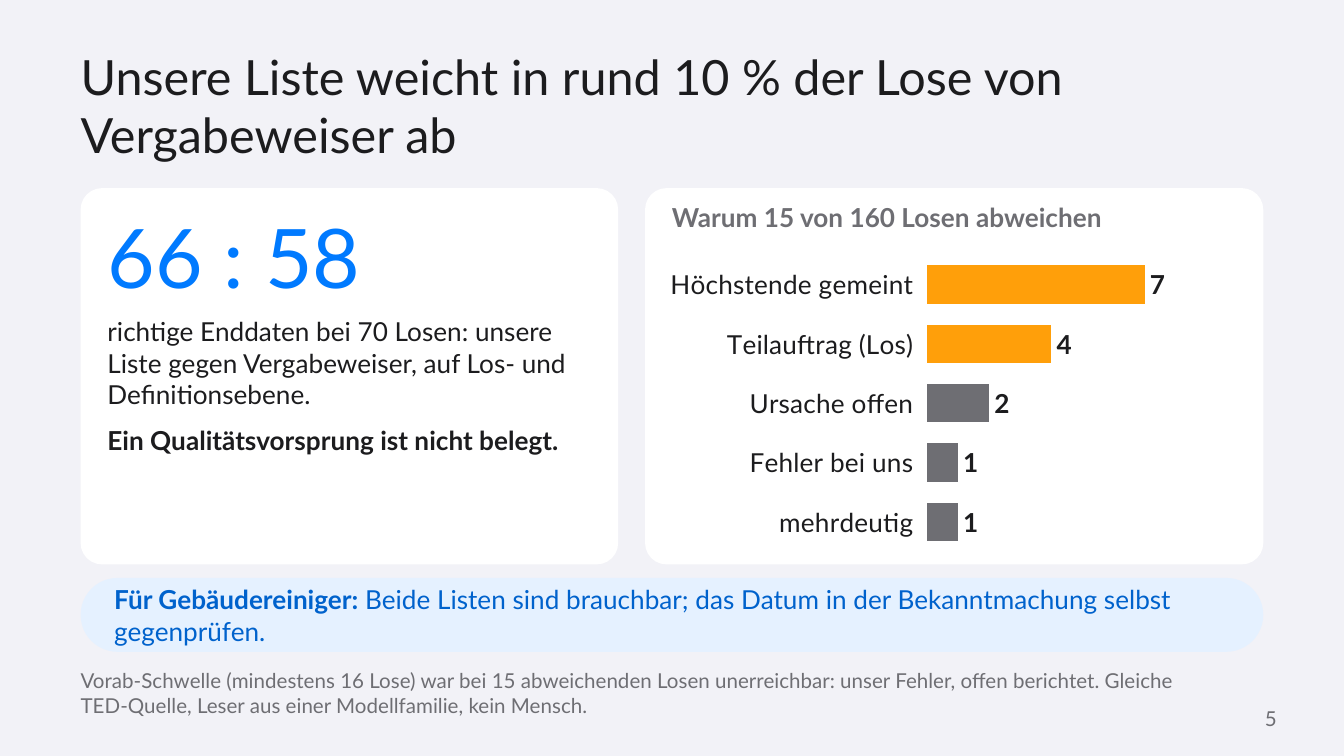
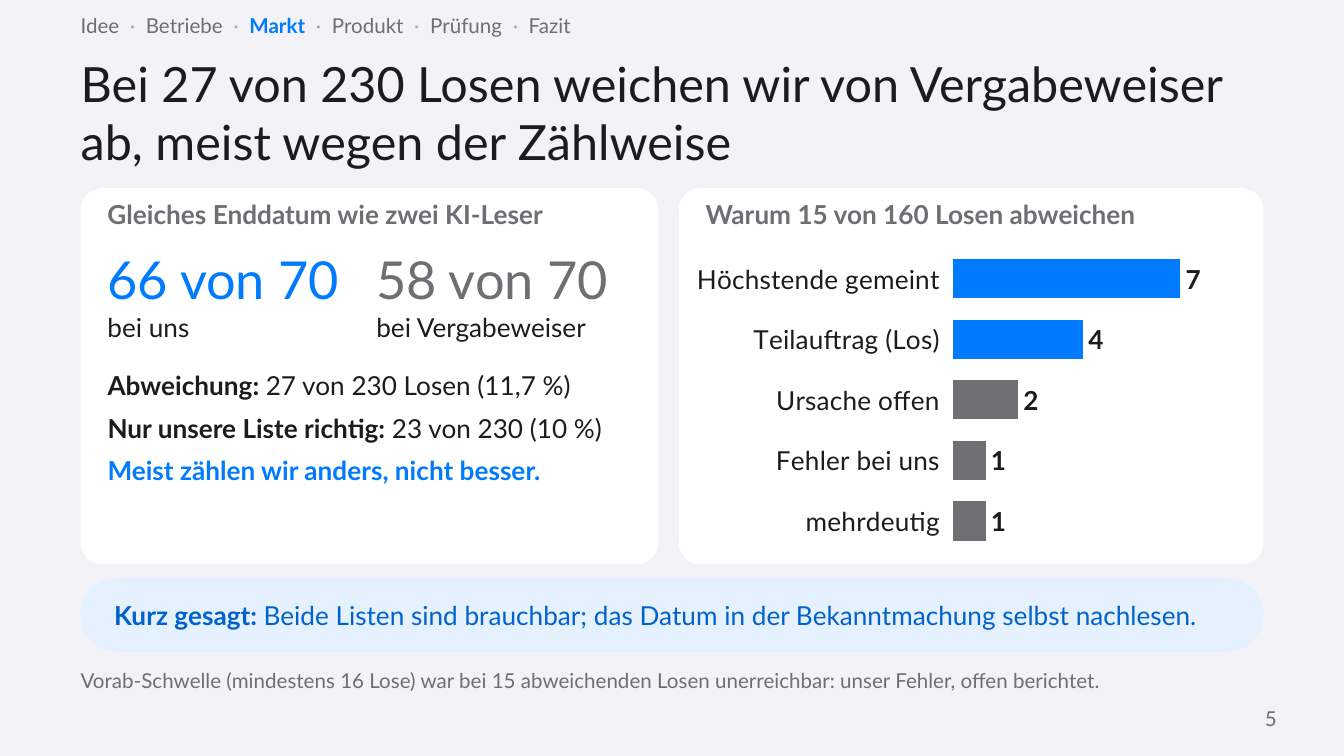
Before and after one commit to ludwigrichthammer9-web/vergabe_radar, a slide deck: slide 5 of docs/vortrag/vortrag_vergabe_radar.pptx. Drawn at 1344x756 pixels with LibreOffice and Linux fonts; fonts in the diff are those of the drawing. Boxes give left, top, right and bottom in pixels: in the first picture for what was removed or moved away, otherwise in the second. Text is boxed around its words. In the diff, an @@ line names an element or a change of style, - is before the commit and + after.

```diff
--- a/docs/vortrag/vortrag_vergabe_radar.pptx
+++ b/docs/vortrag/vortrag_vergabe_radar.pptx
@@ text added at bbox=[81, 17, 571, 37], 11 pt, text #6E6E73 @@
+Idee · Betriebe · Markt · Produkt · Prüfung · Fazit
@@ title at bbox=[81, 66, 1223, 169]: text changed @@
-Unsere Liste weicht in rund 10 % der Lose von Vergabeweiser ab
+Bei 27 von 230 Losen weichen wir von Vergabeweiser ab, meist wegen der Zählweise
@@ rounded rectangle: place and size @@
-rounded rectangle at bbox=[81, 188, 618, 564]
+rounded rectangle at bbox=[81, 188, 659, 564]
@@ text added at bbox=[107, 204, 543, 224], 14 pt, text #6E6E73, bold @@
+Gleiches Enddatum wie zwei KI-Leser
@@ rounded rectangle: place and size @@
-rounded rectangle at bbox=[645, 188, 1263, 564]
+rounded rectangle at bbox=[679, 188, 1263, 564]
@@ text "Warum 15 von 160 Losen ...": place and size @@
-text "Warum 15 von 160 Losen ..." at bbox=[672, 207, 1102, 227]
+text "Warum 15 von 160 Losen ..." at bbox=[706, 204, 1136, 224]
@@ text removed at bbox=[107, 228, 360, 289] @@
-66 : 58
@@ text added at bbox=[107, 261, 339, 300], 28 pt, text #007AFF @@
+66 von 70
@@ text added at bbox=[376, 261, 608, 300], 28 pt, text #6E6E73 @@
+58 von 70
@@ bar chart at bbox=[685, 242, 1257, 558] @@
@@ colours of single points changed @@
@@ value axis changed @@
@@ bar chart: place and size @@
-bar chart at bbox=[659, 249, 1250, 558]
+bar chart at bbox=[685, 242, 1257, 558]
@@ text removed at bbox=[107, 321, 566, 455] @@
-richtige Enddaten bei 70 Losen: unsere Liste gegen Vergabeweiser, auf Los- und Definitionsebene.
-Ein Qualitätsvorsprung ist nicht belegt.
@@ text added at bbox=[107, 317, 190, 338], 14 pt, text #1C1C1E @@
+bei uns
@@ text added at bbox=[376, 317, 586, 342], 14 pt, text #1C1C1E @@
+bei Vergabeweiser
@@ text added at bbox=[108, 375, 567, 484], 14 pt, text #1C1C1E, bold @@
+Abweichung: 27 von 230 Losen (11,7 %)
+Nur unsere Liste richtig: 23 von 230 (10 %)
+Meist zählen wir anders, nicht besser.
@@ text at bbox=[114, 605, 1197, 630]: text changed @@
-Für Gebäudereiniger: Beide Listen sind brauchbar; das Datum in der Bekanntmachung selbst gegenprüfen.
+Kurz gesagt: Beide Listen sind brauchbar; das Datum in der Bekanntmachung selbst nachlesen.
@@ text at bbox=[81, 672, 1099, 691]: text changed @@
-Vorab-Schwelle (mindestens 16 Lose) war bei 15 abweichenden Losen unerreichbar: unser Fehler, offen berichtet. Gleiche TED-Quelle, Leser aus einer Modellfamilie, kein Mensch.
+Vorab-Schwelle (mindestens 16 Lose) war bei 15 abweichenden Losen unerreichbar: unser Fehler, offen berichtet.
```
Also in this commit, not shown: 8 other slides changed, 4 slides added, 3 slides removed, 2 other files.
